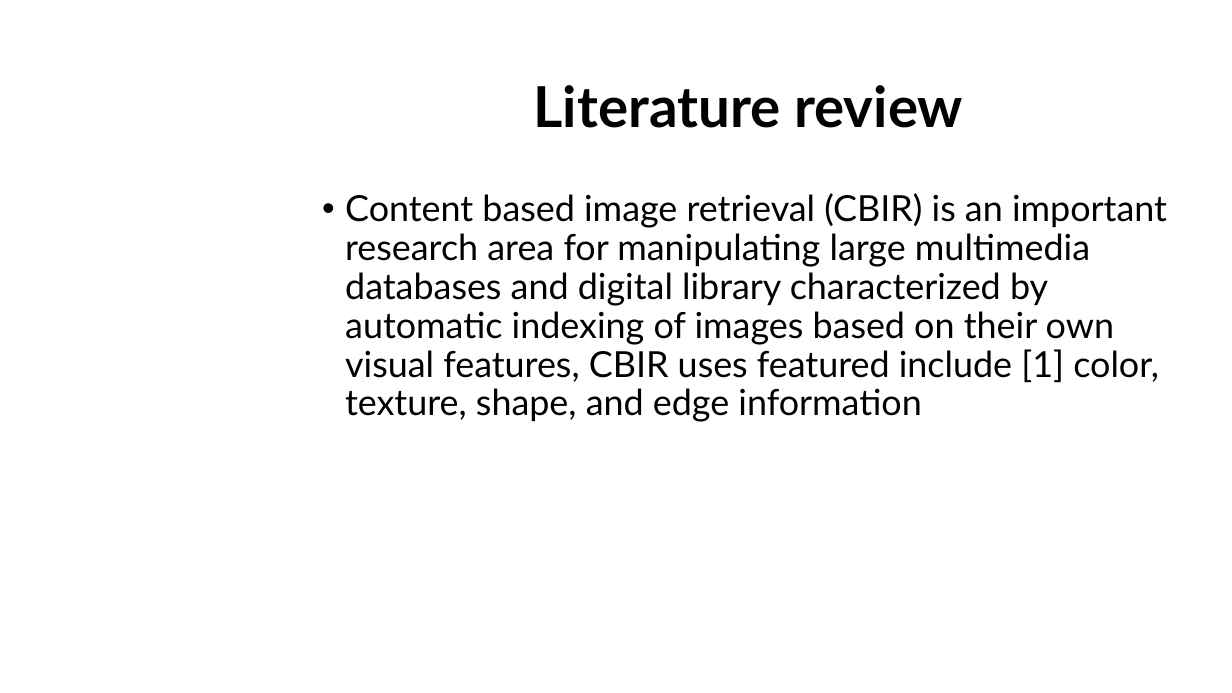
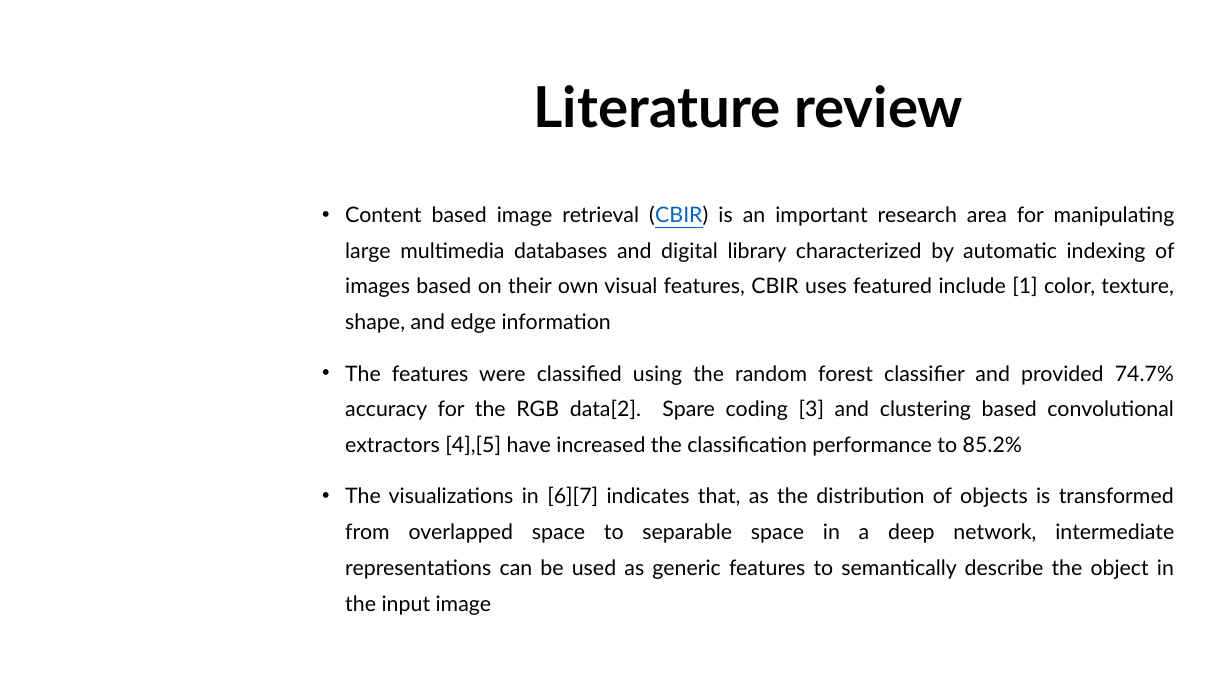
Before and after one commit to dungdovu/DGA1031, a slide deck: slide 6 of DGA1031/What is it.pptx (slide 7 before the commit). Drawn at 1232x693 pixels with LibreOffice and Linux fonts; fonts in the diff are those of the drawing; background and template pictures are left out. Boxes give left, top, right and bottom in pixels: in the first picture for what was removed or moved away, otherwise in the second. Text is boxed around its words. In the diff, an @@ line names an element or a change of style, - is before the commit and + after.

```diff
--- a/DGA1031/What is it.pptx
+++ b/DGA1031/What is it.pptx
@@ text at [345, 205, 1175, 333]: size 28 to 16.6 pt in "Content based image retrieval (CBIR) is an ..."; text colour #000000 to #0563C1, underline on in "(CBIR)"; alignment left to justified; line spacing 0.9 to 1.4; more space between paragraphs @@
@@ text at [345, 365, 1174, 615]: paragraphs added @@
+• The features were classified using the random forest classifier and provided 74.7% accuracy for the RGB data[2]. Spare coding [3] and clustering based convolutional extractors [4],[5] have increased the classification performance to 85.2%
+• The visualizations in [6][7] indicates that, as the distribution of objects is transformed from overlapped space to separable space in a deep network, intermediate representations can be used as generic features to semantically describe the object in the input image
```
Also in this commit, not shown: 7 other slides changed, 2 slides added, 28 other files.
